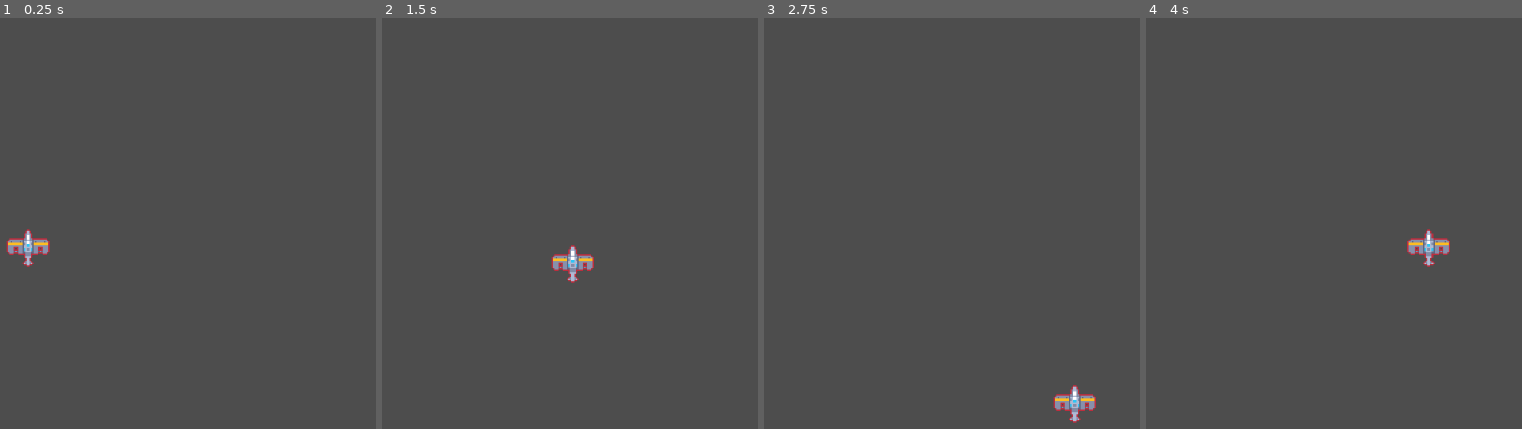
Above: before the commit, frames 1-4 (left to right).
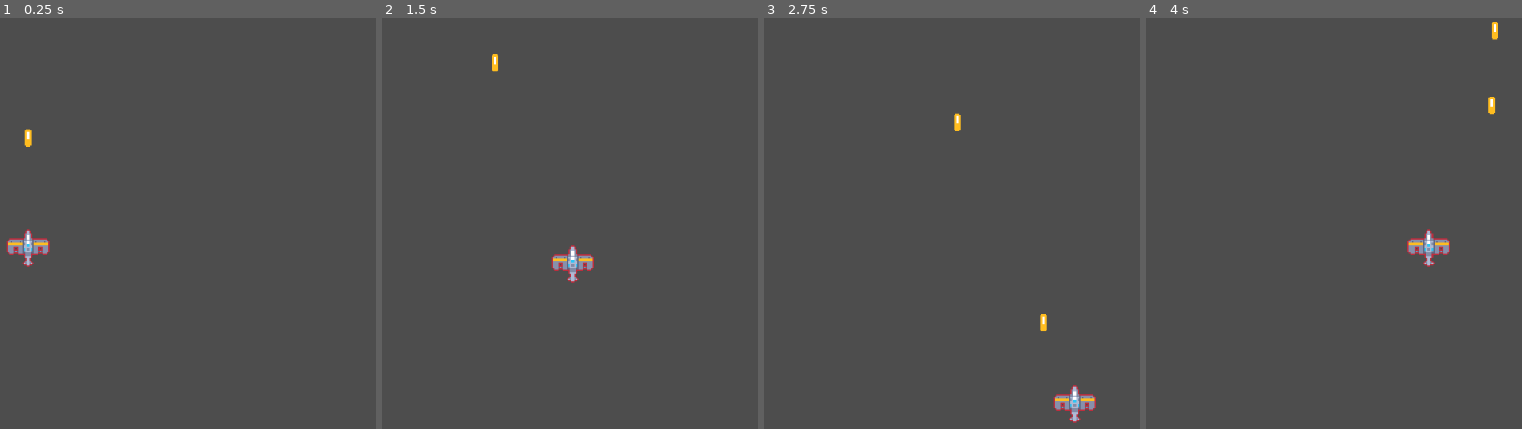
Above: after the commit, the same moments.

Repository: teubamaf/PlaneCrasher
Game: Godot game, scene res://Scenes/Playground/Test_Scene.tscn
Two runs of this game, one before a commit and one after it. Both use one fixed random seed, a clock stepped at 60 frames per second and the inputs below.
Inputs:
- Up to frame 1 (0.25 s): no input
- Up to frame 2 (1.5 s): hold D (move_right) 0.53-1.28 s; hold S (move_down) from 1.28 s (still down)
- Up to frame 3 (2.75 s): release S (move_down) at 2.03 s; hold D (move_right) from 2.03 s (still down)
- Up to frame 4 (4 s): release D (move_right) at 2.78 s; hold W (move_up) 2.78-3.53 s; hold A (move_left) from 3.53 s (still down)

The runs differ from the first frame. In frame 1, less than 0.1% of the frame differs, in the area x 6-9%, y 27-32%; in frame 2, less than 0.1%; in frame 3, 0.2%, in the area x 50-76%, y 23-77%; in frame 4, 0.1%.

Commit message:
feat : Projectiles and shooting mecanics

Diff:
--- /dev/null
+++ b/Scenes/Projectiles/Projectile.tscn
@@ -0,0 +1,18 @@
+[gd_scene load_steps=4 format=3 uid="uid://0go6u5fmkn0h"]
+
+[ext_resource type="Script" uid="uid://bk8vsg4drwql2" path="res://Script/Projectiles/projectile.gd" id="1_dqbtj"]
+[ext_resource type="Texture2D" uid="uid://bqugm8mim34jt" path="res://Assets/Missiles/classic_missil.png" id="2_qupxw"]
+
+[sub_resource type="CapsuleShape2D" id="CapsuleShape2D_qupxw"]
+radius = 6.0
+
+[node name="Projectile" type="Area2D"]
+script = ExtResource("1_dqbtj")
+
+[node name="Sprite2D" type="Sprite2D" parent="."]
+texture_filter = 1
+scale = Vector2(1.5625, 1.5625)
+texture = ExtResource("2_qupxw")
+
+[node name="CollisionShape2D" type="CollisionShape2D" parent="."]
+shape = SubResource("CapsuleShape2D_qupxw")
--- a/Script/Player/Player.gd
+++ b/Script/Player/Player.gd
@@ -3,6 +3,12 @@
 @export var speed: float = 300.0
 @export var acceleration: float = 1500.0
 @export var friction: float = 1200.0
+
+@export var shoot_timer = 0.0
+
+
+@export var bullet_speed: float = 400.0
+var bullet_scene = preload("res://Scenes/Projectiles/Projectile.tscn")
 
 
 var input_vector : Vector2 = Vector2.ZERO
@@ -27,3 +33,19 @@
 		velocity = velocity.move_toward(Vector2.ZERO, friction * delta)
 
 	move_and_slide()
+
+
+	shoot_timer -= delta
+	if shoot_timer <= 0:
+		shoot()
+		shoot_timer = 0.5
+
+func shoot():
+
+	var bullet = bullet_scene.instantiate()
+
+	get_parent().add_child(bullet)
+
+	bullet.position = position + Vector2(0, -40)
+
+	bullet.velocity = Vector2(0, -bullet_speed)
--- /dev/null
+++ b/Script/Projectiles/projectile.gd
@@ -0,0 +1,54 @@
+extends Area2D
+
+@export var speed: float = 500.0
+@export var lifetime: float = 5.0  # Durée de vie
+@export var damage: int = 1
+
+var direction: Vector2 = Vector2.UP
+var velocity: Vector2
+
+func _ready():
+	# Timer pour détruire le projectile après un certain temps
+	var timer = Timer.new()
+	add_child(timer)
+	timer.wait_time = lifetime
+	timer.one_shot = true
+	timer.timeout.connect(_on_lifetime_timeout)
+	timer.start()
+
+	# Connecter le signal de collision
+	area_entered.connect(_on_area_entered)
+	body_entered.connect(_on_body_entered)
+
+func _physics_process(delta):
+	velocity = direction * speed
+	position += velocity * delta
+
+	check_screen_bounds()
+
+func setup(new_direction: Vector2, new_speed: float):
+	direction = new_direction.normalized()
+	speed = new_speed
+
+	rotation = direction.angle() + PI/2  # +PI/2 si le sprite pointe vers le haut par défaut
+
+func check_screen_bounds():
+	var viewport = get_viewport_rect()
+	var margin = 50
+
+	if position.x < -margin or position.x > viewport.size.x + margin or \
+	   position.y < -margin or position.y > viewport.size.y + margin:
+		queue_free()
+
+func _on_lifetime_timeout():
+	queue_free()
+
+func _on_area_entered(area):
+	if area.has_method("take_damage"):
+		area.take_damage(damage)
+	queue_free()
+
+func _on_body_entered(body):
+	if body.has_method("take_damage") and body != get_parent():
+		body.take_damage(damage)
+	queue_free()
Binary file added: Assets/Missiles/classic_missil.png
Not shown, added: Assets/Missiles/classic_missil.png.import
Not shown, added: Script/Projectiles/projectile.gd.uid
